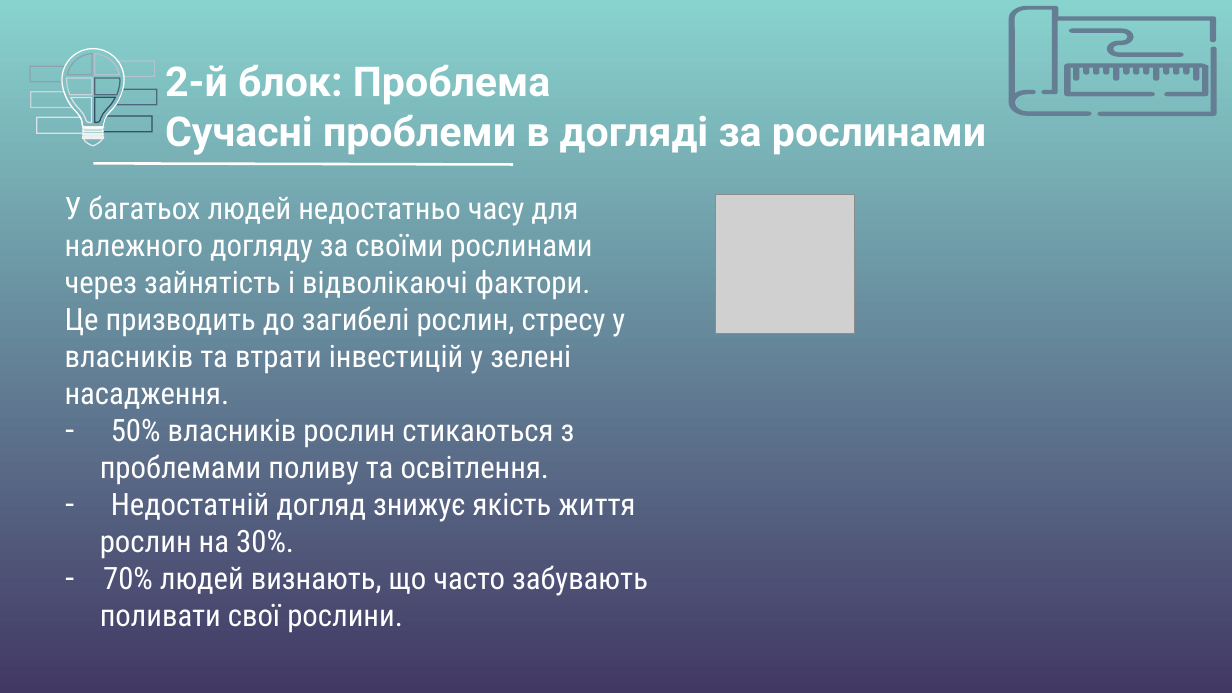
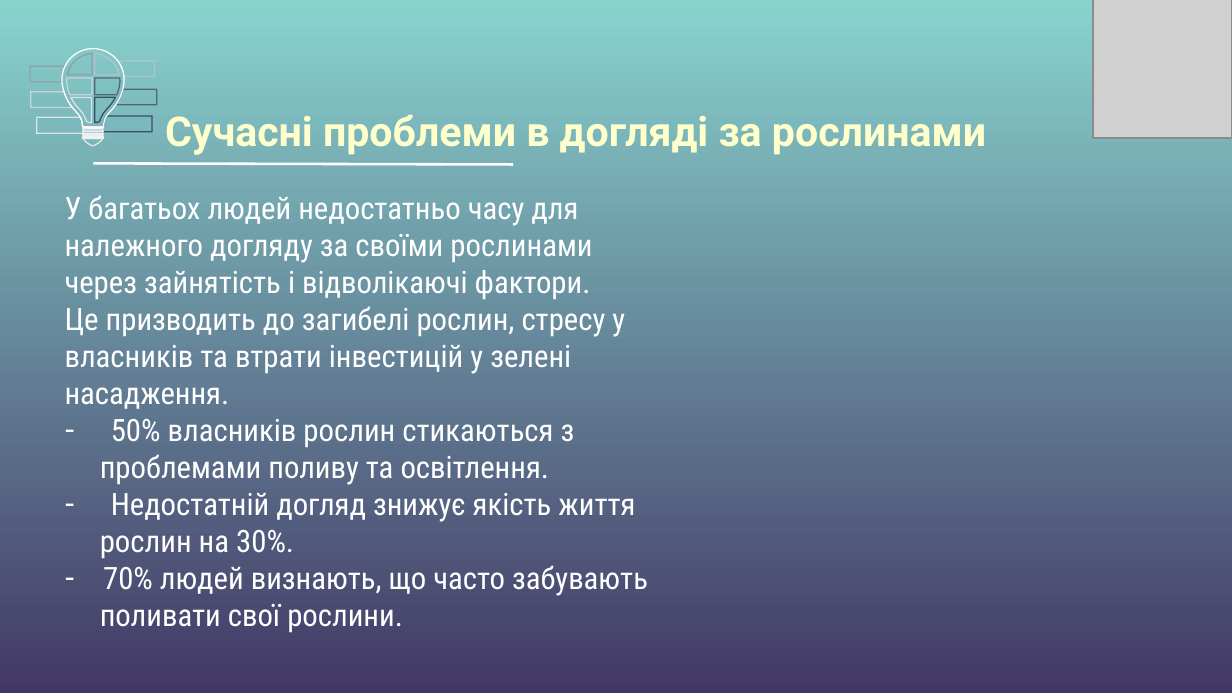
Before and after one commit to Exaster/Presentation, a slide deck: slide 2 of Презентація.pptx. Drawn at 1232x693 pixels with LibreOffice and Linux fonts; fonts in the diff are those of the drawing; grey boxes stand for pictures; background and template pictures are left out. Boxes give left, top, right and bottom in pixels: in the first picture for what was removed or moved away, otherwise in the second. Text is boxed around its words. In the diff, an @@ line names an element or a change of style, - is before the commit and + after.

```diff
--- a/Презентація.pptx
+++ b/Презентація.pptx
@@ group removed at (x1=1009, y1=6, x2=1217, y2=116): 4 freeform shapes @@
@@ picture moved from (x1=716, y1=195, x2=855, y2=334) to (x1=1093, y1=0, x2=1232, y2=138) @@
@@ title at (x1=165, y1=115, x2=986, y2=155): text changed; text colour #FFFFFF to #FFFFCC @@
-2-й блок: Проблема
-Сучасні проблеми в догляді за рослинами
+Сучасні проблеми в догляді за рослинами
```
Also in this commit, not shown: 1 slide added, 1 slide removed.
